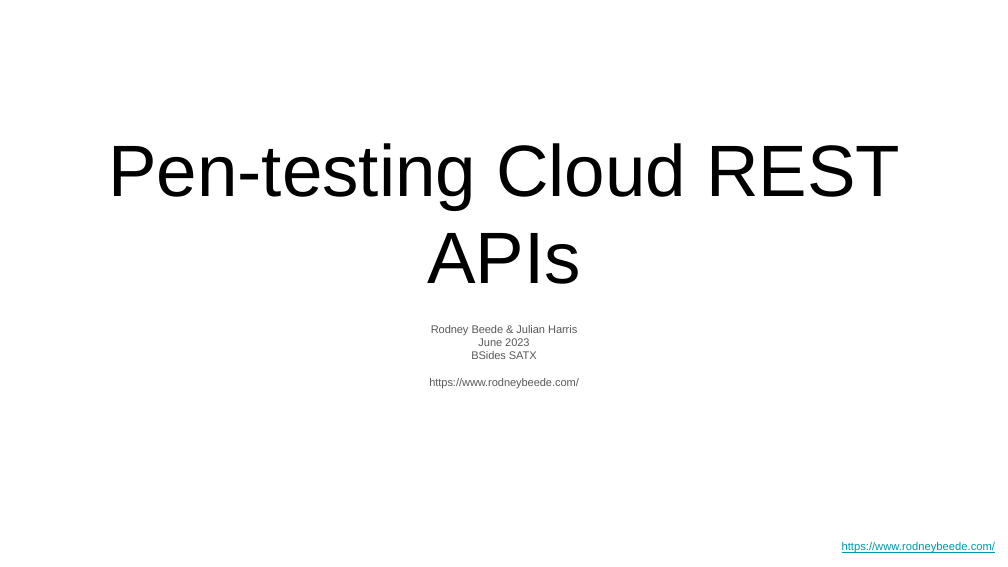
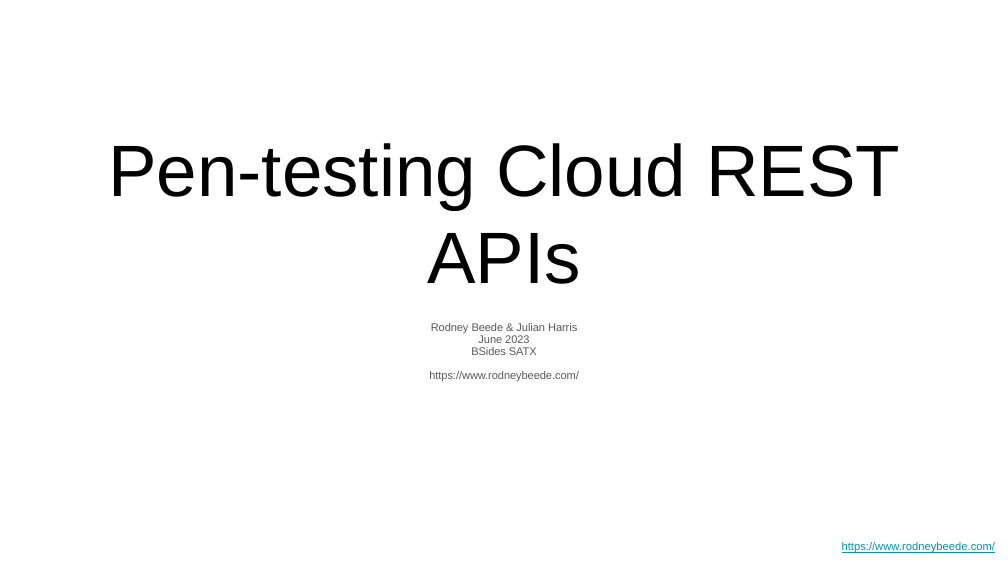
Before and after one commit to rbeede/BSidesSATX2023, a slide deck: slide 1 of Pen-testing Cloud REST APIs - BSidesSATX2023.pptx. Drawn at 1008x567 pixels with LibreOffice and Linux fonts; fonts in the diff are those of the drawing. Boxes give left, top, right and bottom in pixels: in the first picture for what was removed or moved away, otherwise in the second. Text is boxed around its words. In the diff, an @@ line names an element or a change of style, - is before the commit and + after.

Commit message:
Fixed some formatting

```diff
--- a/Pen-testing Cloud REST APIs - BSidesSATX2023.pptx
+++ b/Pen-testing Cloud REST APIs - BSidesSATX2023.pptx
@@ subtitle "Rodney Beede & Julian Harris" at [429,323,579,381]: line spacing 1 to 0.9 @@
```
Also in this commit, not shown: 10 other slides changed, 1 slide removed.
